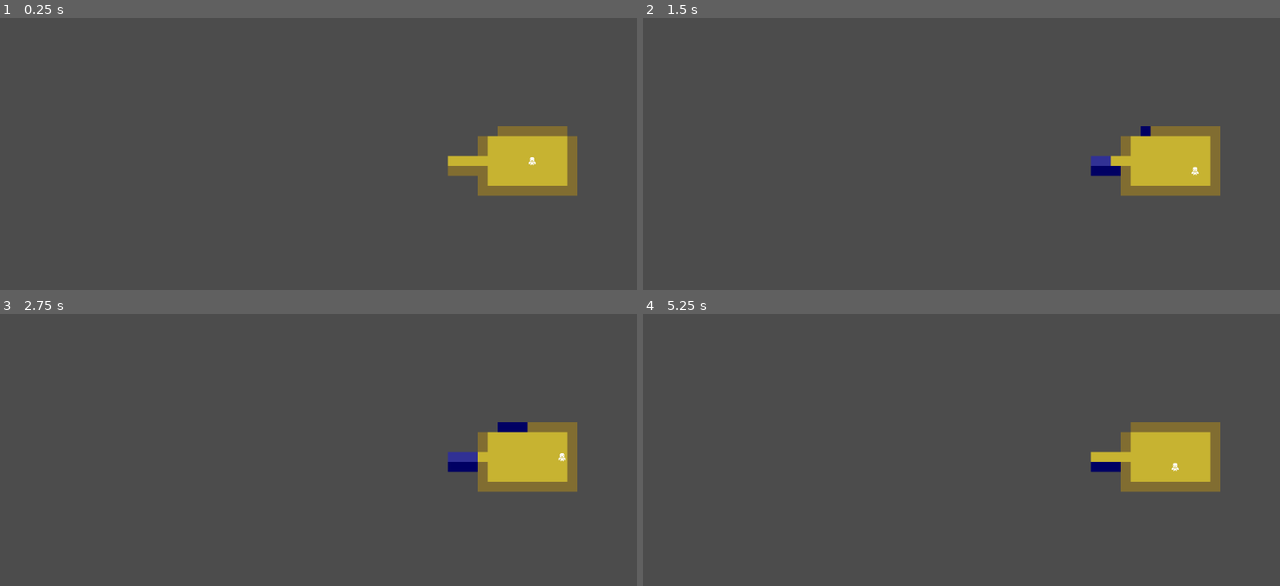
Above: before the commit, frames 1-4 (two rows, left to right).
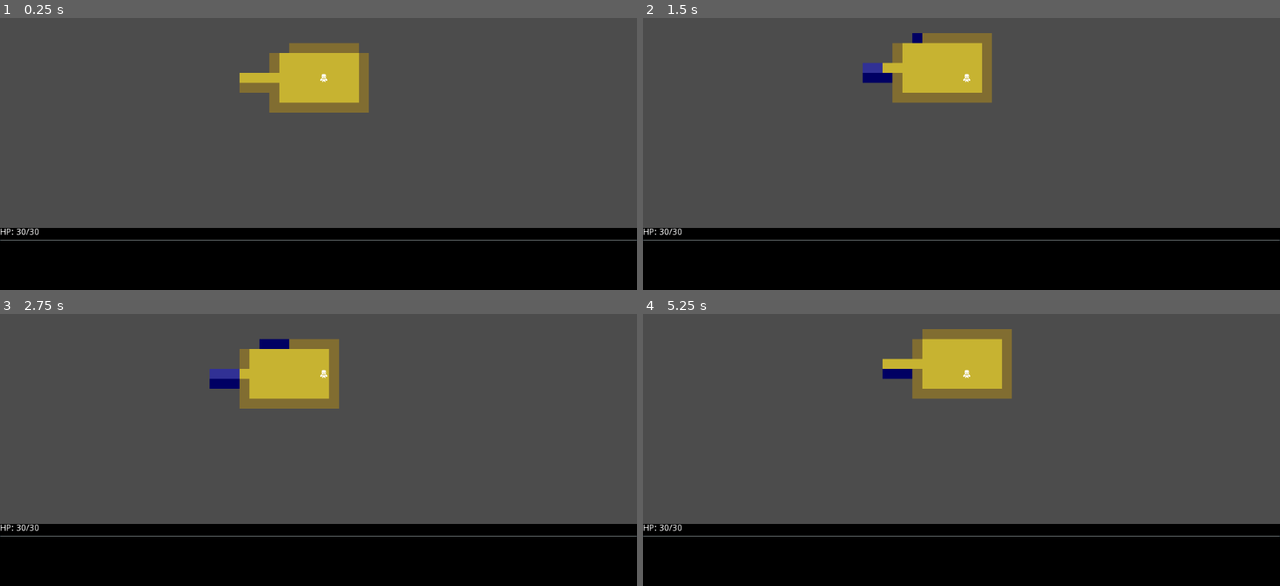
Above: after the commit, the same moments.

Repository: rivten/rogodot
Game: Godot game, scene res://data/scenes/game.tscn
Two runs of this game, one before a commit and one after it. Both use one fixed random seed, a clock stepped at 60 frames per second and the inputs below.
Inputs (mouse positions are in pixels of both pictures, inside the frame that each line leads up to):
- Up to frame 1 (0.25 s): no input
- Up to frame 2 (1.5 s): tap Enter at 0.5 s; move the mouse to (1101, 86) at 0.52 s; hold Right 0.53-1.28 s; tap H at 0.6 s; tap L at 0.8, 1.35 s; tap Space at 1.25 s; move the mouse to (834, 121) at 1.27 s; hold Down from 1.28 s (still down)
- Up to frame 3 (2.75 s): tap K at 1.55, 2.1 s; tap Enter at 2 s; move the mouse to (382, 316) at 2.02 s; release Down at 2.03 s; hold Right from 2.03 s (still down); tap J at 2.3 s
- Up to frame 4 (5.25 s): tap Space at 2.75, 4.25 s; move the mouse to (929, 474) at 2.77 s; release Right at 2.78 s; hold Up 2.78-3.53 s; tap J at 2.85 s; tap U at 3.05, 3.6 s; tap Enter at 3.5 s; move the mouse to (1152, 455) at 3.52 s; hold Left 3.53-5.03 s; tap Y at 3.8, 4.35 s; move the mouse to (770, 343) at 4.27 s; tap B at 4.55, 5.1 s; move the mouse to (993, 401) at 5.02 s; hold Down from 5.03 s (still down)

The runs differ from the first frame. In frame 1, 31% of the frame differs, in the area x 0-100%, y 9-100%; in frame 2, 31%; in frame 3, 31%; in frame 4, 31%, in the area x 0-100%, y 5-100%.

Commit message:
part 7 of tutorial implemented : basic UI system with HP update and log messages

Diff:
--- a/code/fighter.gd
+++ b/code/fighter.gd
@@ -28,8 +28,15 @@
 
 	var damage = _attacker.power - _target.defense
 	if damage > 0:
-		commands.push_back({'message': _attacker.get_owner.call_func().name + ' attacks ' + _target.get_owner.call_func().name +  ' for ' +  str(damage) + ' hit point(s)'})
+		var msg = LogMessage.new()
+		msg.text = _attacker.get_owner.call_func().name + ' attacks ' + _target.get_owner.call_func().name +  ' for ' +  str(damage) + ' hit point(s)'
+		msg.color = Color.white
+
+		commands.push_back({'message': msg})
 		commands = commands + take_damage(_target, damage)
 	else:
-		commands.push_back({'message': _attacker.get_owner.call_func().name + ' attacks ' + _target.get_owner.call_func().name + ' but does no damage.'})
+		var msg = LogMessage.new()
+		msg.text = _attacker.get_owner.call_func().name + ' attacks ' + _target.get_owner.call_func().name + ' but does no damage.'
+		msg.color = Color.white
+		commands.push_back({'message': msg})
 	return commands
--- a/code/game.gd
+++ b/code/game.gd
@@ -11,6 +11,11 @@
 export(int) var tile_size_in_pixels = 16
 export(int) var max_monsters_per_room = 5
 
+export(int) var max_log_text_count = 4
+export(int) var max_hover_name_count = 3
+export(Vector2) var hover_margin_name = Vector2(5, 5)
+export(Vector2) var hover_rect_mouse_offset = Vector2(10, 10)
+
 # TODO(rivten): @architecture.
 # On the one hand, it is nice to have an entity not know about the absolute screen position or the sprite it bears.
 # On the other hand, it would be nice to have an entity be a node so that it could be treated same as other nodes...
@@ -19,7 +24,8 @@
 
 # TODO(rivten): make sure render order is correct (from the tutorial: first actors, then item, then corpses)
 
-# TODO(rivten)
+# TODO(rivten): find out a better way to handle the long node path. Or maybe it's good if I don't want a script in every node.
+# What do we want ?
 
 var player: Entity
 var game_state: int
@@ -43,113 +49,195 @@
 	player.fighter.power = 5
 	player.fighter.get_owner = funcref(player, "get_self")
 
-	$map.tile_size_in_pixels = tile_size_in_pixels
-	GameMap.gen_map($map)
+	$viewport_container/viewport/map.tile_size_in_pixels = tile_size_in_pixels
+	GameMap.gen_map($viewport_container/viewport/map)
 
 	# TODO(rivten): either we place all entities after the map is generated
 	# this requires to store all the rooms for the map
 	# OR
 	# each time the map generates a room : the map emits a signal "room_created"
 
-	var first_room = $map.rooms[0]
+	var first_room = $viewport_container/viewport/map.rooms[0]
 	var player_start_pos_x = int(first_room.position.x + 0.5 * first_room.size.x)
 	var player_start_pos_y = int(first_room.position.y + 0.5 * first_room.size.y)
 	player.pos = Vector2(player_start_pos_x, player_start_pos_y)
 	get_sprite_from_entity(player, entities_to_sprite).position = get_position_from_game_map_pos(player.pos, tile_size_in_pixels)
-
-	place_entities($map.rooms.slice(1, $map.rooms.size() - 1))
+	$viewport_container/viewport/camera.position = tile_size_in_pixels * player.pos
+
+	place_entities($viewport_container/viewport/map.rooms.slice(1, $viewport_container/viewport/map.rooms.size() - 1))
 
 	update_fov()
+	update_hp_label()
+
+	for _i in range(max_hover_name_count):
+		var name_label = Label.new()
+		name_label.visible = false
+		$hover_names.add_child(name_label)
 
 func _unhandled_input(event: InputEvent) -> void:
 	if event is InputEventKey and event.pressed:
-		var dx: int = 0
-		var dy: int = 0
-		if event.scancode == KEY_LEFT or event.scancode == KEY_H or event.scancode == KEY_KP_4:
-			dx = -1
-		if event.scancode == KEY_RIGHT or event.scancode == KEY_L or event.scancode == KEY_KP_6:
-			dx = 1
-		if event.scancode == KEY_UP or event.scancode == KEY_K or event.scancode == KEY_KP_8:
-			dy = -1
-		if event.scancode == KEY_DOWN or event.scancode == KEY_J or event.scancode == KEY_KP_2:
-			dy = 1
-		if event.scancode == KEY_U or event.scancode == KEY_KP_9:
-			dx = 1
-			dy = -1
-		if event.scancode == KEY_Y or event.scancode == KEY_KP_7:
-			dx = -1
-			dy = -1
-		if event.scancode == KEY_B or event.scancode == KEY_KP_1:
-			dx = -1
-			dy = 1
-		if event.scancode == KEY_N or event.scancode == KEY_KP_3:
-			dx = 1
-			dy = 1
-
-		# TODO(rivten): right now at each input that does something,
-		# we do the player turn and then immediatly the monster's turn
-		# but in a kind of convoluted way. We could just simply put all the
-		# monster's code instead of setting some enum, but maybe in the future we
-		# could launch a thread or something ?
-		# Or maybe just make this code simpler.
-		if game_state == GameState.PLAYER_TURN:
-			var commands = []
-			if dx != 0 or dy != 0:
-				var dest_x = player.pos.x + dx
-				var dest_y = player.pos.y + dy
-				if not $map.is_blocked(dest_x, dest_y):
-					var target = get_blocking_entity_at_location(entities, dest_x, dest_y)
-					if target:
-						commands = commands + FighterState.attack(player.fighter, target.fighter)
-					else:
-						Entity.move(player, dx, dy)
-						update_fov()
-					game_state = GameState.ENEMY_TURN
-
-			for command in commands:
-				if command.has("dead_entity"):
-					var dead_entity = command.dead_entity
-					var message = ""
-					if dead_entity == player:
-						var player_killed_data = kill_player(dead_entity)
-						game_state = player_killed_data.game_state
-						message = player_killed_data.message
-					else:
-						message = kill_monster(dead_entity)
-					print(message)
-
-				if command.has("message"):
-					print(command.message)
+		do_input_key(event.scancode)
+
+func _input(event: InputEvent) -> void:
+	# TODO(rivten): why doesn't this work in _unhandled_input
+	if event is InputEventMouseMotion:
+		update_mouse_hover_ui()
+
+
+func update_mouse_hover_ui() -> void:
+	var mouse_pos = $viewport_container/viewport.get_mouse_position()
+	var map_pos = (1.0 / tile_size_in_pixels) * $viewport_container/viewport.get_canvas_transform().xform_inv(mouse_pos)
+	var tile_x = int(map_pos.x)
+	var tile_y = int(map_pos.y)
+
+	# TODO(rivten): At first this was only done in the _input function
+	# But there was issues with switching hover between two
+	# Connected entities with different name size. It seemed that
+	# the hover names rect_size was not reacting directly (this
+	# seems to be fixed with the two lines below), and the label
+	# rect size also do not change properly directly.
+	# Not sure why...
+	$hover_names.rect_size = Vector2(0, 0)
+	$hover_names.rect_min_size = Vector2(0, 0)
+
+	var names_under_cursor = get_names_on_tile(tile_x, tile_y)
+	if names_under_cursor.size() == 0:
+		$hover_names_background.visible = false
+		$hover_names.visible = false
+	else:
+		$hover_names_background.visible = true
+		$hover_names.visible = true
+
+		assert(names_under_cursor.size() <= max_hover_name_count)
+		var label_index = 0
+		for label in $hover_names.get_children():
+			if label_index < names_under_cursor.size():
+				label.rect_size = Vector2(0, 0)
+				label.rect_min_size = Vector2(0, 0)
+				label.text = names_under_cursor[label_index]
+				label.visible = true
+			else:
+				label.rect_size = Vector2(0, 0)
+				label.rect_min_size = Vector2(0, 0)
+				label.text = ""
+				label.visible = false
+			label_index += 1
+
+	$hover_names_background.rect_position = mouse_pos + hover_rect_mouse_offset
+	$hover_names.rect_position = mouse_pos + hover_rect_mouse_offset + hover_margin_name
+	$hover_names_background.rect_size = $hover_names.rect_size + 2.0 * hover_margin_name
+
+
+func get_names_on_tile(_x: int, _y: int) -> Array:
+	var names = []
+	for entity in entities:
+		if (entity.pos.x == _x) and (entity.pos.y == _y) and (GameMap.is_position_visible($viewport_container/viewport/map, Vector2(_x, _y))):
+			names.push_back(entity.name)
+	return names
+
+func do_input_key(scancode: int) -> void:
+	var dx: int = 0
+	var dy: int = 0
+	if scancode == KEY_LEFT or scancode == KEY_H or scancode == KEY_KP_4:
+		dx = -1
+	if scancode == KEY_RIGHT or scancode == KEY_L or scancode == KEY_KP_6:
+		dx = 1
+	if scancode == KEY_UP or scancode == KEY_K or scancode == KEY_KP_8:
+		dy = -1
+	if scancode == KEY_DOWN or scancode == KEY_J or scancode == KEY_KP_2:
+		dy = 1
+	if scancode == KEY_U or scancode == KEY_KP_9:
+		dx = 1
+		dy = -1
+	if scancode == KEY_Y or scancode == KEY_KP_7:
+		dx = -1
+		dy = -1
+	if scancode == KEY_B or scancode == KEY_KP_1:
+		dx = -1
+		dy = 1
+	if scancode == KEY_N or scancode == KEY_KP_3:
+		dx = 1
+		dy = 1
+
+	# TODO(rivten): right now at each input that does something,
+	# we do the player turn and then immediatly the monster's turn
+	# but in a kind of convoluted way. We could just simply put all the
+	# monster's code instead of setting some enum, but maybe in the future we
+	# could launch a thread or something ?
+	# Or maybe just make this code simpler.
+	if game_state == GameState.PLAYER_TURN:
+		var commands = []
+		if dx != 0 or dy != 0:
+			var dest_x = player.pos.x + dx
+			var dest_y = player.pos.y + dy
+			if not $viewport_container/viewport/map.is_blocked(dest_x, dest_y):
+				var target = get_blocking_entity_at_location(entities, dest_x, dest_y)
+				if target:
+					commands = commands + FighterState.attack(player.fighter, target.fighter)
+				else:
+					Entity.move(player, dx, dy)
+					update_fov()
+					$viewport_container/viewport/camera.position = tile_size_in_pixels * player.pos
+				game_state = GameState.ENEMY_TURN
+
+		for command in commands:
+			if command.has("dead_entity"):
+				var dead_entity = command.dead_entity
+				var message = ""
+				if dead_entity == player:
+					var player_killed_data = kill_player(dead_entity)
+					game_state = player_killed_data.game_state
+					message = player_killed_data.message
+				else:
+					message = kill_monster(dead_entity)
+				push_log_message(message)
+
+			if command.has("message"):
+				push_log_message(command.message)
+
+	if game_state == GameState.ENEMY_TURN:
+		for entity in entities:
+			if entity != player:
+				if entity.take_turn:
+					var commands = entity.take_turn.call_func(entity, player, $viewport_container/viewport/map, funcref(self, "is_position_free"))
+
+					for command in commands:
+						if command.has("dead_entity"):
+							var dead_entity = command.dead_entity
+							var message = ""
+							if dead_entity == player:
+								var player_killed_data = kill_player(dead_entity)
+								message = player_killed_data.message
+								game_state = player_killed_data.game_state
+							else:
+								message = kill_monster(dead_entity)
+							push_log_message(message)
+
+							if game_state == GameState.PLAYER_DEAD:
+								break
+
+						if command.has("message"):
+							push_log_message(command.message)
+
+			if game_state == GameState.PLAYER_DEAD:
+				break
 
 		if game_state == GameState.ENEMY_TURN:
-			for entity in entities:
-				if entity != player:
-					if entity.take_turn:
-						var commands = entity.take_turn.call_func(entity, player, $map, funcref(self, "is_position_free"))
-
-						for command in commands:
-							if command.has("dead_entity"):
-								var dead_entity = command.dead_entity
-								var message = ""
-								if dead_entity == player:
-									var player_killed_data = kill_player(dead_entity)
-									message = player_killed_data.message
-									game_state = player_killed_data.game_state
-								else:
-									message = kill_monster(dead_entity)
-								print(message)
-
-								if game_state == GameState.PLAYER_DEAD:
-									break
-
-							if command.has("message"):
-								print(command.message)
-
-				if game_state == GameState.PLAYER_DEAD:
-					break
-
-			if game_state == GameState.ENEMY_TURN:
-				game_state = GameState.PLAYER_TURN
+			game_state = GameState.PLAYER_TURN
+
+	update_hp_label()
+
+	# TODO(rivten): this does not work properly
+	# Maybe because the canvas_transform of the viewport/camera
+	# does not update instantly and therefore I need to update the hover
+	# only after the correct redraw has happened ?
+	# Several solutions to this :
+	# 1. I just do this stuff in _process, each frame. That gets the jobs done but consumes CPU
+	# 2. I split the camera into a discrete camera (that knows about the map discrete
+	#		positioning only, and that discrete camera controls the rendering camera
+	#		just like we do for the entities and their sprite).
+	# 3. I understand properly what is going on...
+	update_mouse_hover_ui()
 
 static func tileset_pos_to_sprite_rect(_tileset_pos: Vector2, _tile_size_in_pixels: int) -> Rect2:
 	return Rect2(_tile_size_in_pixels * _tileset_pos, Vector2(_tile_size_in_pixels, _tile_size_in_pixels))
@@ -170,18 +258,18 @@
 	entity_sprite.position = get_position_from_game_map_pos(entity.pos, tile_size_in_pixels)
 	entity_sprite.centered = false
 
-	add_child(entity_sprite)
+	$viewport_container/viewport.add_child(entity_sprite)
 	entities_to_sprite[entity.to_string()] = entity_sprite
 
 	return entity
 
 func update_fov() -> void:
-	GameMap.recompute_fov_tiles($map, player.pos, 8)
+	GameMap.recompute_fov_tiles($viewport_container/viewport/map, player.pos, 8)
 
 	# NOTE(rivten): Change enemy visibility
 	# TODO(rivten): this iterate over the player too (even if the player should always be in the visible tiles...)
 	for entity in entities:
-		get_sprite_from_entity(entity, entities_to_sprite).visible = GameMap.is_position_visible($map, entity.pos)
+		get_sprite_from_entity(entity, entities_to_sprite).visible = GameMap.is_position_visible($viewport_container/viewport/map, entity.pos)
 
 func place_entities(rooms: Array) -> void:
 	for room in rooms:
@@ -229,7 +317,7 @@
 
 
 func is_position_free(_x: int, _y: int) -> bool:
-	return (not $map.is_blocked(_x, _y)) and (not get_blocking_entity_at_location(entities, _x, _y))
+	return (not $viewport_container/viewport/map.is_blocked(_x, _y)) and (not get_blocking_entity_at_location(entities, _x, _y))
 
 static func get_sprite_from_entity(_entity: Entity, _entities_to_sprite: Dictionary) -> Sprite:
 	return _entities_to_sprite[_entity.to_string()]
@@ -241,13 +329,19 @@
 	sprite.modulate = Color.red
 
 	var player_killed_data = {}
-	player_killed_data.message = "You died!"
+	var msg = LogMessage.new()
+	msg.color = Color.red
+	msg.text = "You died!"
+
+	player_killed_data.message = msg
 	player_killed_data.game_state = GameState.PLAYER_DEAD
 
 	return player_killed_data
 
-func kill_monster(_entity: Entity) -> String:
-	var death_message = _entity.name + " is dead!"
+func kill_monster(_entity: Entity) -> LogMessage:
+	var msg = LogMessage.new()
+	msg.text = _entity.name + " is dead!"
+	msg.color = Color.orange
 
 	# TODO(rivten): change stuff about the enemy here
 	get_sprite_from_entity(_entity, entities_to_sprite).modulate = Color.red
@@ -256,4 +350,20 @@
 	_entity.take_turn = null
 	_entity.fighter = null
 
-	return death_message
+	return msg
+
+func update_hp_label() -> void:
+	$text_background/vbox/health_label.text = "HP: " + str(player.fighter.hp) + "/" + str(player.fighter.max_hp)
+
+func push_log_message(msg: LogMessage) -> void:
+	var label = null
+	if $text_background/vbox/message_log.get_child_count() >= max_log_text_count:
+		var to_reuse_label = $text_background/vbox/message_log.get_child(0)
+		$text_background/vbox/message_log.remove_child(to_reuse_label)
+		label = to_reuse_label
+	else:
+		label = Label.new()
+
+	label.text = msg.text
+	label.modulate = msg.color
+	$text_background/vbox/message_log.add_child(label)
--- /dev/null
+++ b/code/log_message.gd
@@ -0,0 +1,6 @@
+class_name LogMessage
+
+extends Reference
+
+var color: Color
+var text: String
--- a/data/scenes/game.tscn
+++ b/data/scenes/game.tscn
@@ -6,10 +6,75 @@
 [node name="game" type="Node"]
 script = ExtResource( 1 )
 
-[node name="map" type="Node2D" parent="."]
+[node name="viewport_container" type="ViewportContainer" parent="."]
+margin_left = 1.25992
+margin_right = 1025.26
+margin_bottom = 500.0
+__meta__ = {
+"_edit_use_anchors_": false
+}
+
+[node name="viewport" type="Viewport" parent="viewport_container"]
+size = Vector2( 1024, 500 )
+handle_input_locally = false
+render_target_update_mode = 3
+
+[node name="camera" type="Camera2D" parent="viewport_container/viewport"]
+current = true
+
+[node name="map" type="Node2D" parent="viewport_container/viewport"]
 script = ExtResource( 2 )
 width = 60
 height = 35
 room_min_size = 5
 room_max_size = 9
 max_rooms = 20
+
+[node name="text_background" type="ColorRect" parent="."]
+anchor_top = 1.0
+anchor_right = 1.0
+anchor_bottom = 1.0
+margin_top = -100.0
+grow_vertical = 0
+rect_min_size = Vector2( 0, 100 )
+color = Color( 0, 0, 0, 1 )
+__meta__ = {
+"_edit_use_anchors_": false
+}
+
+[node name="vbox" type="VBoxContainer" parent="text_background"]
+anchor_right = 1.0
+anchor_bottom = 1.0
+__meta__ = {
+"_edit_use_anchors_": false
+}
+
+[node name="health_label" type="Label" parent="text_background/vbox"]
+margin_right = 1024.0
+margin_bottom = 14.0
+text = "Here goes the player HP"
+__meta__ = {
+"_edit_use_anchors_": false
+}
+
+[node name="sep" type="HSeparator" parent="text_background/vbox"]
+margin_top = 18.0
+margin_right = 1024.0
+margin_bottom = 22.0
+
+[node name="message_log" type="VBoxContainer" parent="text_background/vbox"]
+margin_top = 26.0
+margin_right = 1024.0
+margin_bottom = 26.0
+
+[node name="hover_names_background" type="ColorRect" parent="."]
+visible = false
+color = Color( 0, 0, 0, 1 )
+__meta__ = {
+"_edit_use_anchors_": false
+}
+
+[node name="hover_names" type="VBoxContainer" parent="."]
+__meta__ = {
+"_edit_use_anchors_": false
+}
--- a/project.godot
+++ b/project.godot
@@ -35,6 +35,11 @@
 "path": "res://code/game_map.gd"
 }, {
 "base": "Reference",
+"class": "LogMessage",
+"language": "GDScript",
+"path": "res://code/log_message.gd"
+}, {
+"base": "Reference",
 "class": "Tile",
 "language": "GDScript",
 "path": "res://code/tile.gd"
@@ -45,6 +50,7 @@
 "FighterState": "",
 "Game": "",
 "GameMap": "",
+"LogMessage": "",
 "Tile": ""
 }
 
Not shown, changed: project.vim
